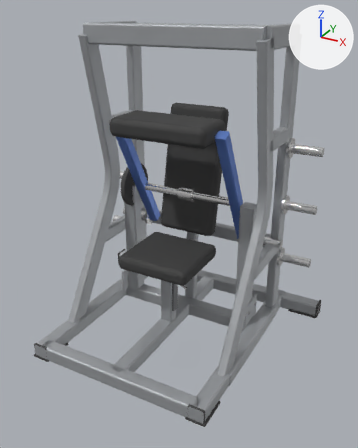
An edit to the glTF model catalogs/ludus/models/LD-A035/model.glb, drawn before and after from the same camera.
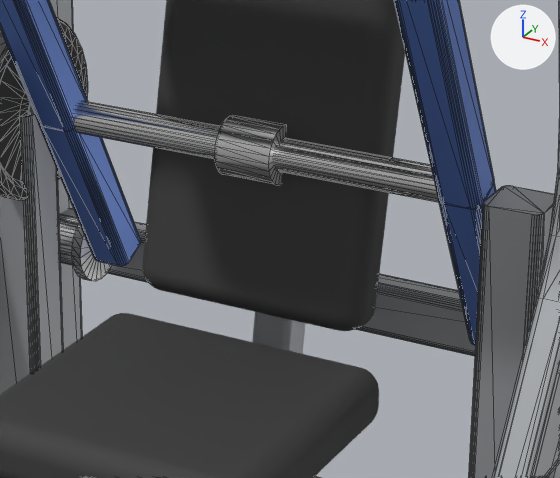
The first picture shows the older version from a 50 mm camera at (1.24, -2.15, 1.76) aimed at (0.07, -0.03, 0.7). The close-ups show the older and then the newer version on the part from 36% to 72% of the width and 35% to 60% of the height of that picture. Only the edits that show in the close-ups are written down. Arrows for +X, +Y and +Z are at upper right; the lights stay in place. The close-ups show mesh edges as thin lines. Where no turn or scale is listed for an object, it has been applied to the vertices.

The first close-up shows 'Mesh_0.005', 'Mesh_0.006', 'backrest_pad', 'cage_leg_tube', 'cage_rear_bar', 'lever_axle', 'lever_bar', 'lever_bar.001', 'lever_cam', 'lever_hub', 'lever_tail.001', 'seat_pad' and 6 more.
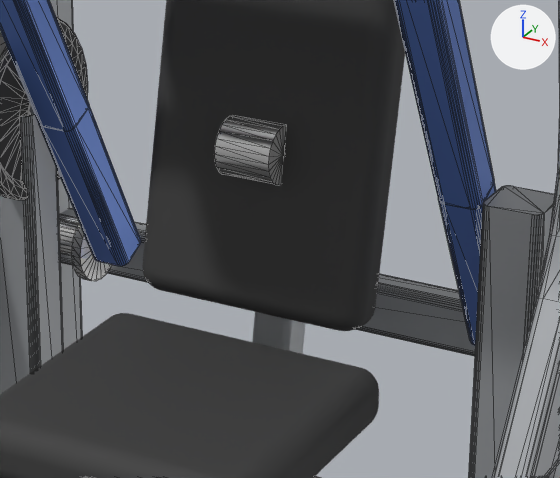
The edits, one by one:
Object 'lever_axle' (ob_lever_axle) is deleted.

Where the change shows, as pixel boxes (x1, y1, x2, y2) in the close-ups (560 x 478 px):
'lever_axle', deleted: before (73, 101, 439, 203)
